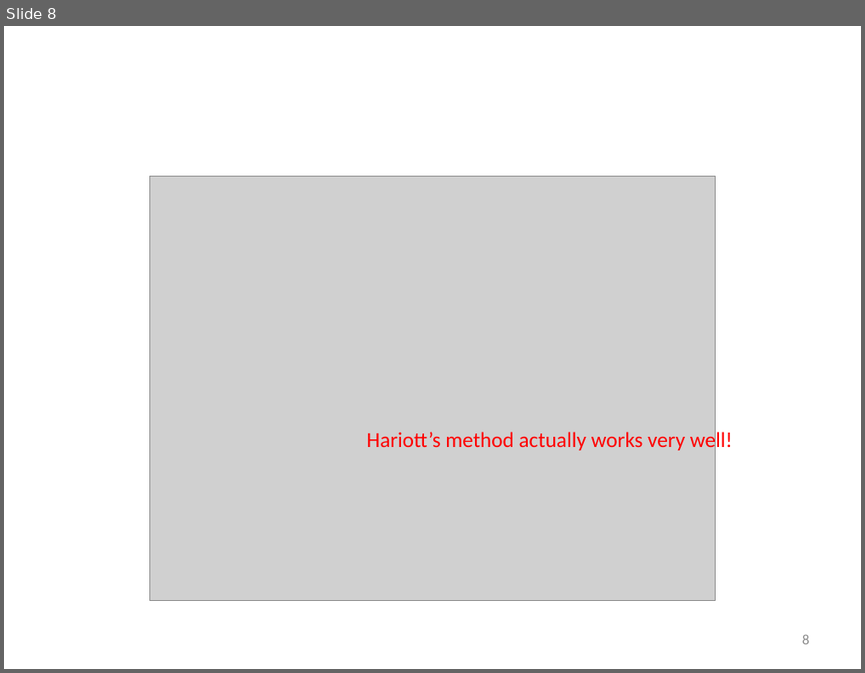
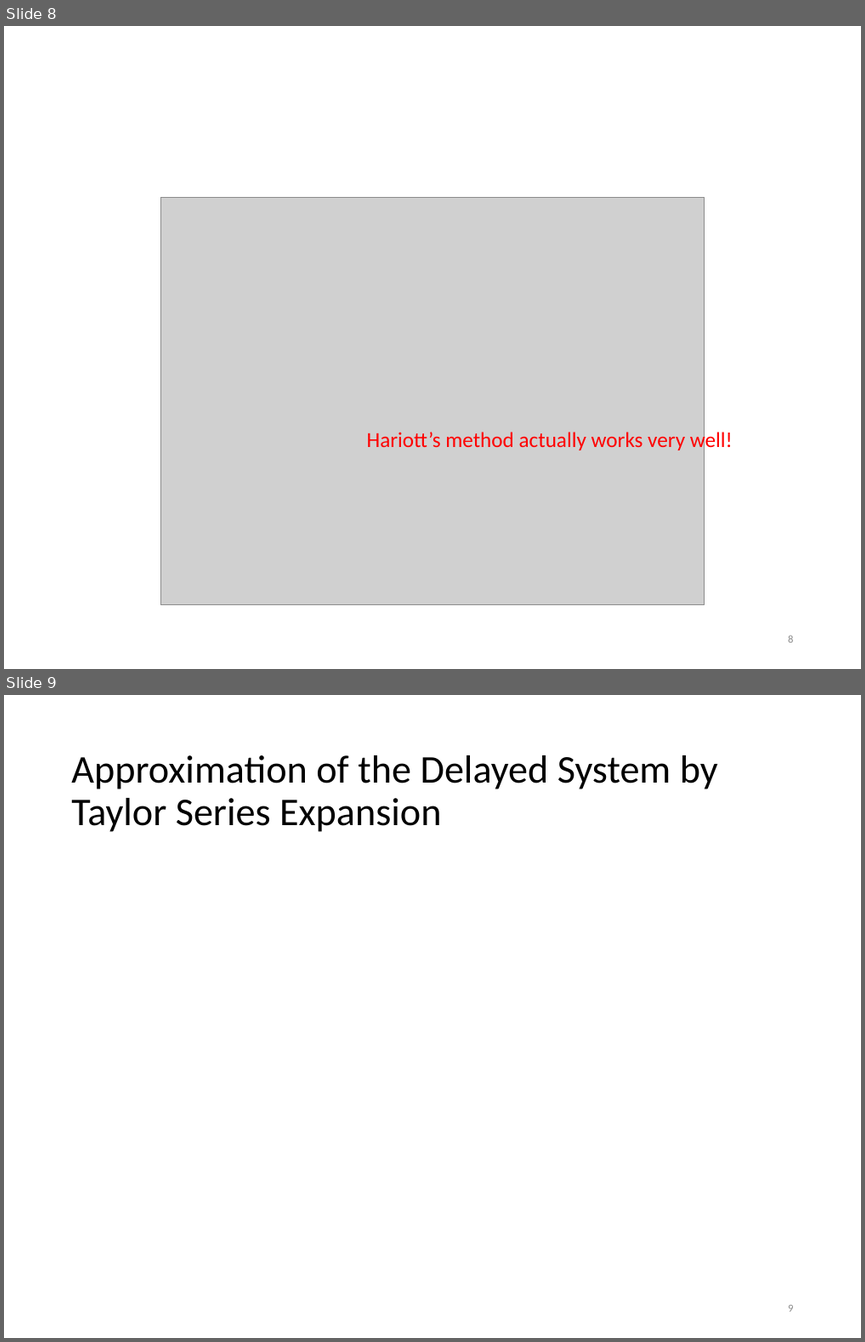
Before and after one commit to auralius/up_temperature_control_device, a slide deck: Activities/Presentations/SOPDT Optimization.pptx. Shown one above the other, each under a label of ours: slide 8 before the commit, slides 8 and 9 after it. The pictures are 865x673 and 865x1342 pixels, drawn with LibreOffice and Linux fonts; fonts in the diff are those of the drawing; grey boxes stand for pictures. Boxes give left, top, right and bottom in pixels: in the first picture for what was removed or moved away, otherwise in the second. Text is boxed around its words. In the diff, an @@ line names an element or a change of style, - is before the commit and + after.

```diff
--- a/Activities/Presentations/SOPDT Optimization.pptx
+++ b/Activities/Presentations/SOPDT Optimization.pptx
@@ slide 9 added at bbox=[4, 695, 861, 1338], background #FFFFFF @@
@@ title added at bbox=[71, 755, 718, 832], 33 pt, text #000000 @@
+Approximation of the Delayed System by Taylor Series Expansion
@@ page number added at bbox=[788, 1304, 793, 1311], 9 pt, text #8C8C8C @@
+9
@@ slide 8 changed as well @@
@@ picture: place and size @@
-picture at bbox=[149, 176, 715, 600]
+picture at bbox=[160, 198, 704, 605]
@@ page number: place and size @@
-page number at bbox=[802, 634, 809, 644]
+page number at bbox=[788, 635, 793, 642]
@@ page number at bbox=[788, 635, 793, 642]: size 12 to 9 pt @@
```
Also in this commit, not shown: 10 other slides changed.
